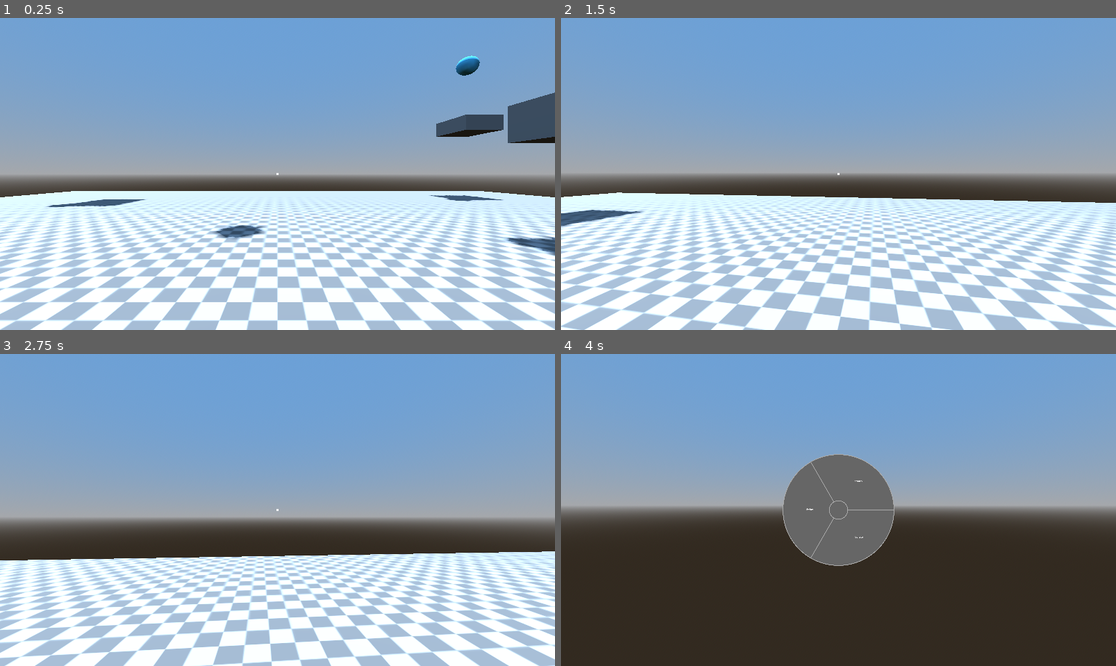
Above: before the commit, frames 1-4 (two rows, left to right).
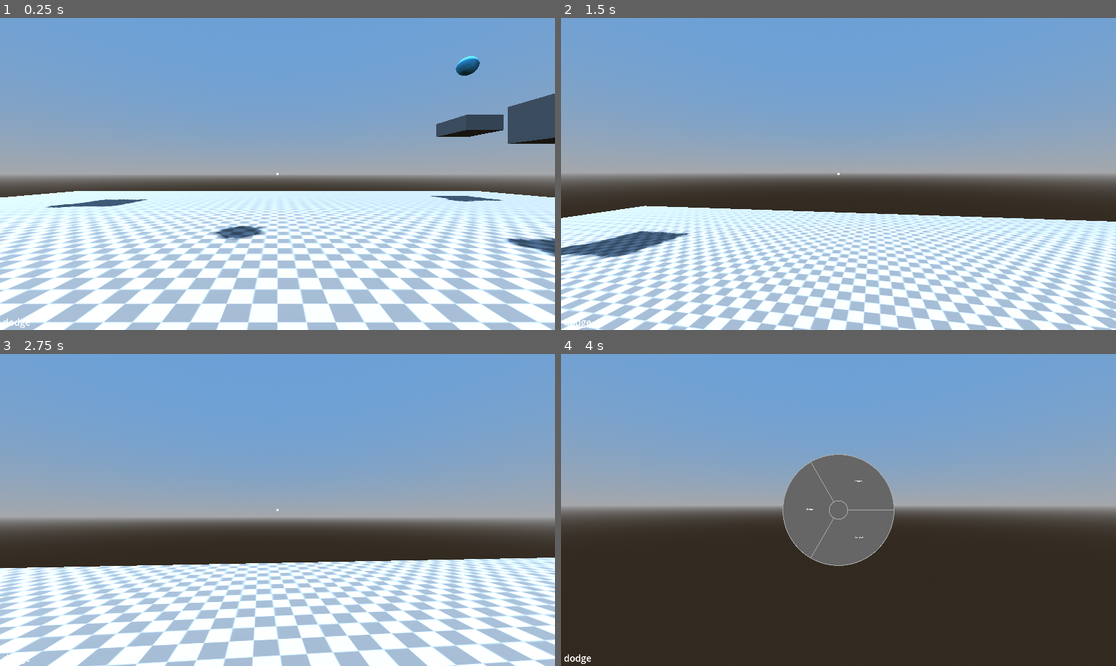
Above: after the commit, the same moments.

Repository: jwund7/game_testing
Game: Godot game, scene res://world/world.tscn
Same seed, same stepped clock (60 frames per second), same inputs: the game is played once before the commit and once after it.
Inputs (mouse positions are in pixels of both pictures, inside the frame that each line leads up to):
- Up to frame 1 (0.25 s): no input
- Up to frame 2 (1.5 s): tap Enter at 0.5 s; move the mouse to (866, 174) at 0.52 s; hold W (forward) from 0.53 s (still down); tap Ctrl (dodge) at 0.6 s; tap Space (jump) at 0.77 s; right-click (866, 174) at 0.8 s; move the mouse to (810, 174) at 1.27 s; right-click (810, 174) at 1.35 s
- Up to frame 3 (2.75 s): keep holding W (forward); tap Space (jump) at 1.52 s; tap Tab (ui_focus_next) at 1.55, 2.1 s; move the mouse to (288, 503) at 2.02 s; tap Ctrl (dodge) at 2.3 s
- Up to frame 4 (4 s): keep holding W (forward); move the mouse to (832, 516) at 2.77 s; tap Ctrl (dodge) at 2.85 s; tap Space (jump) at 3.02, 3.77 s; right-click (832, 516) at 3.05 s; move the mouse to (877, 513) at 3.52 s; tap E (grapple) at 3.6 s; tap Tab (ui_focus_next) at 3.8 s

The runs differ from the first frame. In frame 1, 11% of the frame differs, in the area x 0-100%, y 12-100%; in frame 2, 27%, in the area x 0-100%, y 55-100%; in frame 3, 24%; in frame 4, less than 0.1%.

Commit message:
wheel fixes and qol
added ability indicator
can no longer use an ability while another is ending
now cannot open ability wheel while one is active
changed uncrouch check

Diff:
--- a/game_1/player/ability_controller.gd
+++ b/game_1/player/ability_controller.gd
@@ -6,6 +6,7 @@
 @onready var ability_menu: Control = $AbilityMenu
 @onready var dodge_timer: Timer = $DodgeTime
 @onready var levitate_timer: Timer = $LevitateTime
+@onready var ability_indicator: RichTextLabel = $AbilityIndicator
 
 var selected_ability: String
 
@@ -34,6 +35,7 @@
 
 # menu variables
 var select_open: bool = false
+var ability_timer: float = 1.0
 
 func _ready() -> void:
 	# start game using dodge ability
@@ -42,6 +44,8 @@
 	levitate_timer.timeout.connect(stop_levitate)
 
 func _physics_process(delta: float) -> void:
+	# change ability indicator to current ability
+	ability_indicator.text = selected_ability
 	# run ability process functions
 	if selected_ability == "crouch":
 		_crouch_process(delta)
@@ -49,13 +53,25 @@
 		_dodge_process(delta)
 	if selected_ability == "levitate":
 		_levitate_process(delta)
+	# run ability switch cooldown
+	if ability_timer >= 0:
+		ability_timer -= delta
+		# temporarily continue every process function to finish canceling abilities
+		_crouch_process(delta)
+		_dodge_process(delta)
+		_levitate_process(delta)
 
 func _unhandled_input(_event: InputEvent) -> void:
 	# handle selection wheel opening and closing
-	if Input.is_action_just_pressed("ui_focus_next"):
+	var switch_restricted: bool = is_crouched or is_dodging or is_levitating
+	# only allow wheel opening if no abilities are active
+	if Input.is_action_just_pressed("ui_focus_next") and not switch_restricted:
 		select_open = true
 		ability_menu.open()
 	if Input.is_action_just_released("ui_focus_next"):
+		# start a cooldown since abilities have just been switched
+		ability_timer = crouch_time + dodge_time
+		# get the currently used ability
 		var current_ability: String = selected_ability
 		select_open = false
 		selected_ability = ability_menu.close()
@@ -64,7 +80,7 @@
 			selected_ability = current_ability
 
 	# handle ability usage
-	if Input.is_action_just_pressed("movement_ability") and not select_open:
+	if Input.is_action_just_pressed("movement_ability") and not select_open and ability_timer < 0:
 		if selected_ability == "crouch":
 			_handle_crouch()
 		if selected_ability == "dodge":
@@ -72,28 +88,13 @@
 		if selected_ability == "levitate":
 			_handle_levitate()
 
-func stop_dodge() -> void:
-	# end the dodge when timer runs out
-	is_dodging = false
-	dodge_timer.stop()
-
-func stop_levitate() -> void:
-	# end levitate when timer runs out
-	is_levitating = false
-	levitate_timer.stop()
-
-func can_uncrouch() -> bool:
-	# check if any environment obstacles exist above player
-	return len(uncrouch_check.get_overlapping_bodies()) <= 0
-
 func _handle_crouch() -> void:
 	# only allow ability use if player is on floor and cooldown is off
 	if player.is_on_floor() and crouch_cooldown < 0:
-		# ensure nothing is above player if uncrouching
-		if is_crouched and can_uncrouch():
+		# start uncrouch
+		if is_crouched:
 			# uncrouch and start cooldown
-			is_crouched = false
-			crouch_cooldown = base_crouch_cooldown
+			stop_crouch()
 		elif not is_crouched:
 			# crouch and start cooldown
 			is_crouched = true
@@ -109,9 +110,24 @@
 		crouch_time += delta
 	elif crouch_time >= 0.0 and not is_crouched:
 		crouch_time -= delta
+	# cancel uncrouch if player collides with something
+	if player.is_on_ceiling():
+		is_crouched = true
 	# linear interpolation of collision shape using crouch_time as weight
 	# (e.g. crouch_time = 0.0 -> fully at base_height)
 	collision.shape.height = lerp(base_height, crouch_height, crouch_time)
+
+func can_uncrouch() -> bool:
+	# check if any environment obstacles exist above player
+	# found a different solution since this sometimes randomly just doesn't work
+	#print(uncrouch_check.get_overlapping_bodies())
+	#return len(uncrouch_check.get_overlapping_bodies()) <= 0
+	return true
+
+func stop_crouch() -> void:
+	# uncrouch and start cooldown
+	is_crouched = false
+	crouch_cooldown = base_crouch_cooldown
 
 func _handle_dodge() -> void:
 	# only allow use if cooldown is off
@@ -140,6 +156,11 @@
 	if dodge_cooldown >= 0:
 		dodge_cooldown -= delta
 
+func stop_dodge() -> void:
+	# end the dodge when timer runs out
+	is_dodging = false
+	dodge_timer.stop()
+
 func _handle_levitate() -> void:
 	# only allow ability use if player is on floor
 	if player.is_on_floor():
@@ -164,3 +185,8 @@
 		if player.is_on_ceiling():
 			end_height = player.position.y
 			ascent_time = 1.0
+
+func stop_levitate() -> void:
+	# end levitate when timer runs out
+	is_levitating = false
+	levitate_timer.stop()
--- a/game_1/player/ability_menu.gd
+++ b/game_1/player/ability_menu.gd
@@ -28,6 +28,10 @@
 		var avg_radius: float = (inner_radius + outer_radius) / 2
 
 		# draw selection highlight
+		# this makes a lot more sense if explained visually but basically a point is created at
+		# the specified number of subdivisions for whichever ability is selected at both the
+		# inner and outer circles, then the outer points have their order reversed so the polygon
+		# makes the correct shape instead of clipping through itself
 		if selected_ability == i:
 			var points_in_arc: int = 32
 			var points_inner := PackedVector2Array()
--- a/game_1/player/player.tscn
+++ b/game_1/player/player.tscn
@@ -15,7 +15,7 @@
 radius = 0.45
 
 [sub_resource type="CylinderShape3D" id="CylinderShape3D_qjkh3"]
-height = 1.84
+height = 1.9
 radius = 0.45
 
 [node name="Player" type="CharacterBody3D"]
@@ -34,7 +34,7 @@
 texture = ExtResource("4_yw30f")
 
 [node name="Head" type="Node3D" parent="."]
-transform = Transform3D(1, 0, 0, 0, 1, 0, 0, 0, 1, 0, 0.36, 0)
+transform = Transform3D(1, 0, 0, 0, 1, 0, 0, 0, 1, 0, 0.365, 0)
 
 [node name="PlayerCam" type="Camera3D" parent="Head"]
 current = true
@@ -44,7 +44,7 @@
 collision_mask = 6
 
 [node name="Rope" parent="Head/PlayerCam" instance=ExtResource("2_g1dw6")]
-transform = Transform3D(1, 0, 0, 0, 1, 0, 0, 0, 1, -0.16073918, -0.1797713, -0.4705691)
+transform = Transform3D(1, 0, 0, 0, 1, 0, 0, 0, 1, -0.24, -0.18, 0)
 
 [node name="GrappleController" type="Node" parent="."]
 script = ExtResource("2_rkbax")
@@ -77,9 +77,23 @@
 
 [node name="AbilityMenu" parent="AbilityController" instance=ExtResource("6_g6k8r")]
 
+[node name="AbilityIndicator" type="RichTextLabel" parent="AbilityController"]
+custom_minimum_size = Vector2(300, 50)
+anchors_preset = 2
+anchor_top = 1.0
+anchor_bottom = 1.0
+offset_left = 10.0
+offset_top = -50.0
+offset_right = 310.0
+grow_vertical = 0
+mouse_filter = 2
+theme_override_font_sizes/normal_font_size = 32
+
 [node name="UncrouchCheck" type="Area3D" parent="."]
 transform = Transform3D(1, 0, 0, 0, 1, 0, 0, 0, 1, 0, 0.72, 0)
+visible = false
 collision_mask = 2
 
 [node name="CollisionShape3D" type="CollisionShape3D" parent="UncrouchCheck"]
+transform = Transform3D(1, 0, 0, 0, 1, 0, 0, 0, 1, 0, 0.07393557, 0)
 shape = SubResource("CylinderShape3D_qjkh3")
--- a/game_1/player/rope.tscn
+++ b/game_1/player/rope.tscn
@@ -1,8 +1,8 @@
 [gd_scene load_steps=2 format=3 uid="uid://ddeedb53jmql6"]
 
 [sub_resource type="CylinderMesh" id="CylinderMesh_cup3i"]
-top_radius = 0.05
-bottom_radius = 0.05
+top_radius = 0.04
+bottom_radius = 0.04
 height = 1.0
 
 [node name="Rope" type="Node3D"]
--- a/game_1/world/world.tscn
+++ b/game_1/world/world.tscn
@@ -160,13 +160,13 @@
 size = Vector3(2, 0.8, 2)
 
 [node name="CSGBox3D15" type="CSGBox3D" parent="ParkourBlocks"]
-transform = Transform3D(1, 0, 0, 0, 1, 0, 0, 0, 1, -6.209184, 9.46214, 10.654326)
+transform = Transform3D(1, 0, 0, 0, 1, 0, 0, 0, 1, -6.209184, 10.50464, 10.654326)
 use_collision = true
 collision_layer = 2
 size = Vector3(2, 0.8, 2)
 
 [node name="GrapplePoint3" parent="ParkourBlocks" instance=ExtResource("3_4717r")]
-transform = Transform3D(1, 0, 0, 0, 1, 0, 0, 0, 1, -6.209184, 12.974927, 10.670327)
+transform = Transform3D(1, 0, 0, 0, 1, 0, 0, 0, 1, -6.209184, 14.49377, 10.670327)
 
 [node name="GrapplePoint4" parent="ParkourBlocks" instance=ExtResource("3_4717r")]
 transform = Transform3D(1, 0, 0, 0, 1, 0, 0, 0, 1, -5.5330105, 17.224821, -9.913692)
